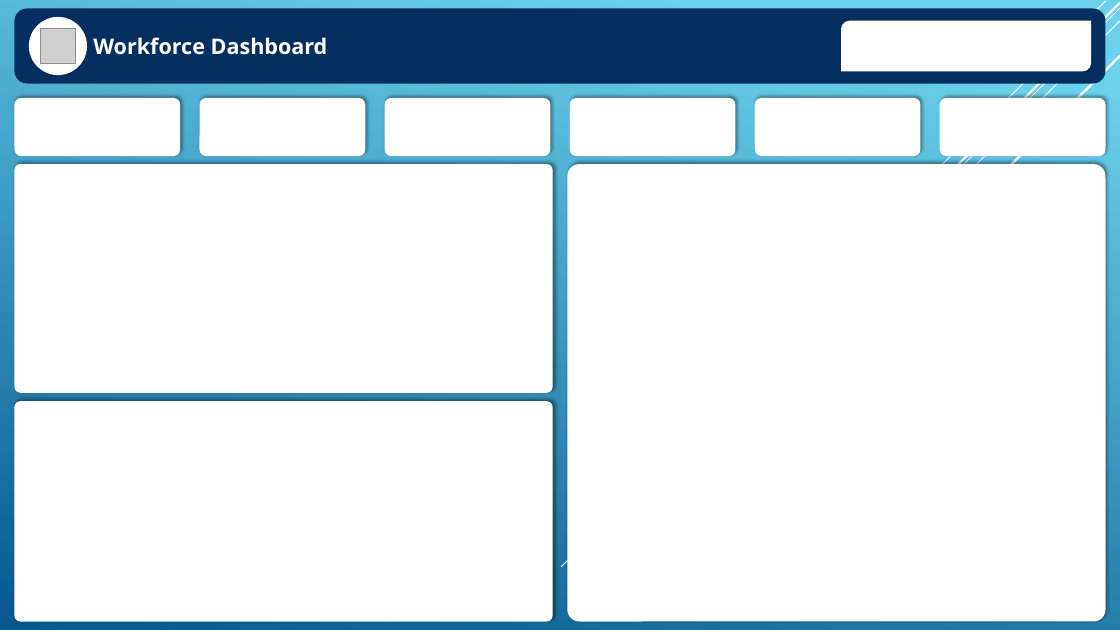
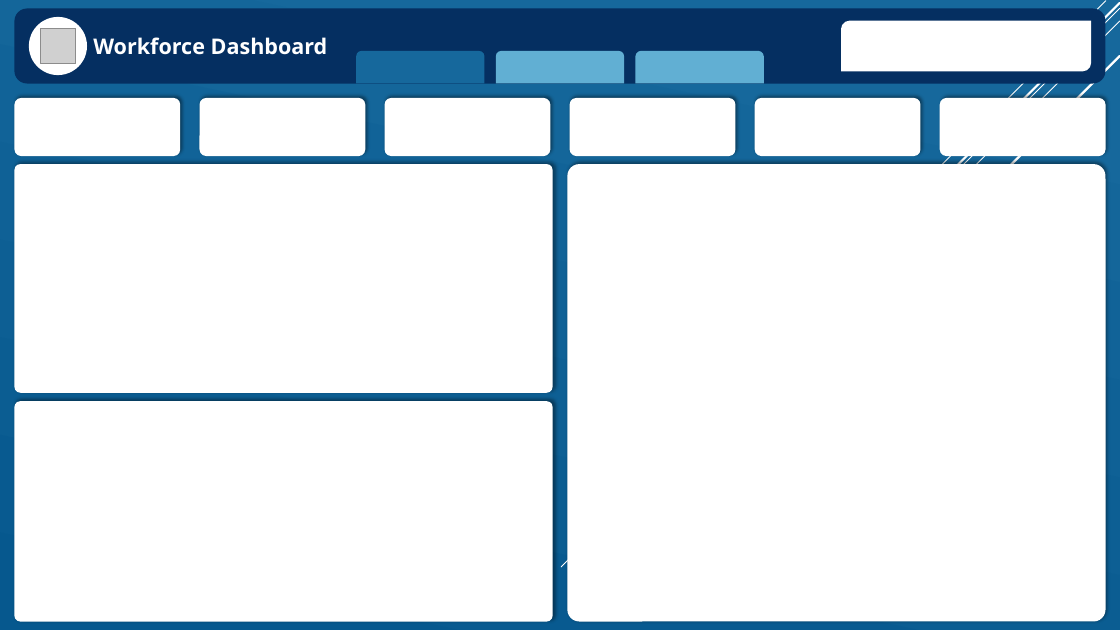
Before and after one commit to MohammadGhanaym/Data-Analysis-Projects, a slide deck: slide 1 of Addressing HR Workforce Challenges/Background/Background Design.pptx. Drawn at 1120x630 pixels with LibreOffice and Linux fonts; fonts in the diff are those of the drawing; grey boxes stand for pictures. Boxes give left, top, right and bottom in pixels: in the first picture for what was removed or moved away, otherwise in the second. Text is boxed around its words. In the diff, an @@ line names an element or a change of style, - is before the commit and + after.

```diff
--- a/Addressing HR Workforce Challenges/Background/Background Design.pptx
+++ b/Addressing HR Workforce Challenges/Background/Background Design.pptx
@@ background gradient #6ED2EB to #06588E to gradient #16689C to #06588E @@
@@ round same rect added at [356,51,485,83], fill #16689C @@
@@ round same rect added at [496,51,624,83], fill #61AFD3 @@
@@ round same rect added at [635,51,764,83], fill #61AFD3 @@
```
Also in this commit, not shown: 1 other slide changed, 1 slide added, 29 other files.
